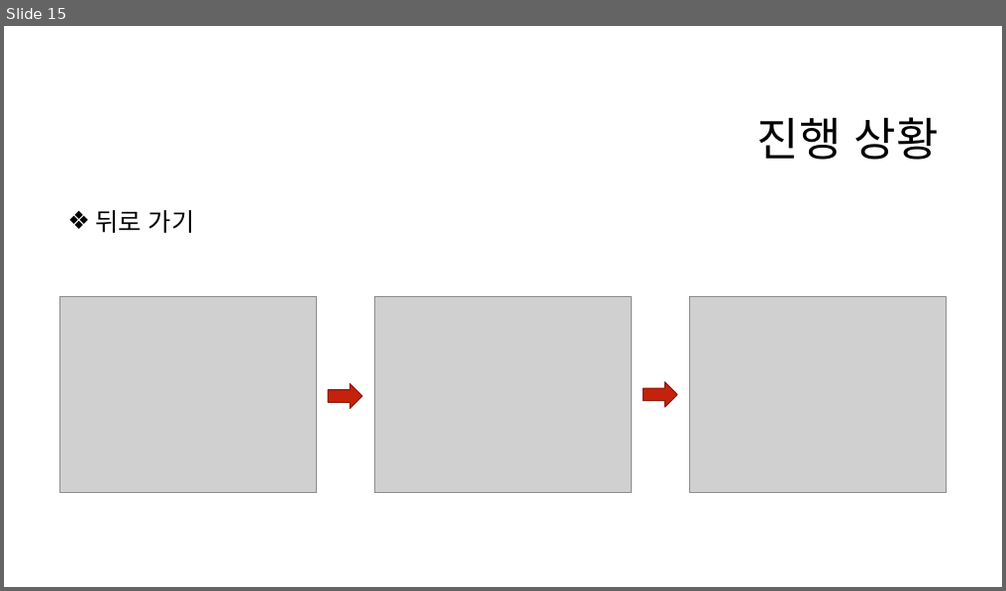
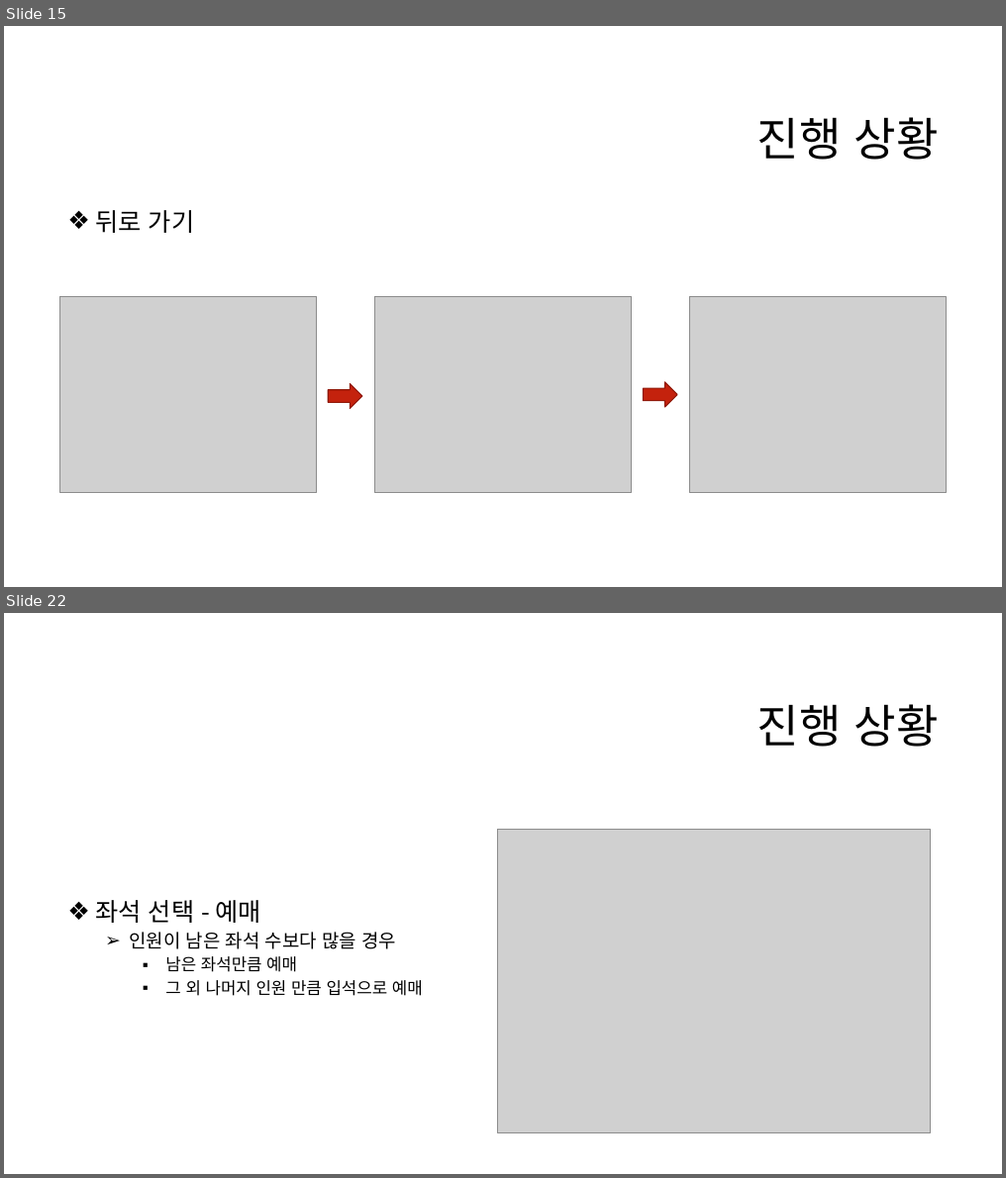
Before and after one commit to eeeeyeot/JAVATrainTicketing, a slide deck: 작업한 내용/기차 예매 프로그램 주차 발표.pptx. Shown one above the other, each under a label of ours: slide 15 before the commit, slides 15 and 22 after it; the slides between them are not shown. The pictures are 1006x591 and 1006x1178 pixels, drawn with LibreOffice and Linux fonts; fonts in the diff are those of the drawing; grey boxes stand for pictures; background and template pictures are left out. Boxes give left, top, right and bottom in pixels: in the first picture for what was removed or moved away, otherwise in the second. Text is boxed around its words. In the diff, an @@ line names an element or a change of style, - is before the commit and + after.

```diff
--- a/작업한 내용/기차 예매 프로그램 주차 발표.pptx
+++ b/작업한 내용/기차 예매 프로그램 주차 발표.pptx
@@ slide 22 added at bbox=[4, 613, 1002, 1174], background #FFFFFF @@
@@ title added at bbox=[757, 704, 939, 747], 44 pt, text #000000 @@
+진행 상황
@@ picture added at bbox=[497, 829, 931, 1134] @@
@@ text added at bbox=[95, 900, 423, 996], 16 pt, text #000000 @@
+❖ 좌석 선택 - 예매
+  ➢ 인원이 남은 좌석 수보다 많을 경우
+    ▪ 남은 좌석만큼 예매
+    ▪ 그 외 나머지 인원 만큼 입석으로 예매
```
Also in this commit, not shown: 3 slides changed, 13 other slides added, 3 other files.
